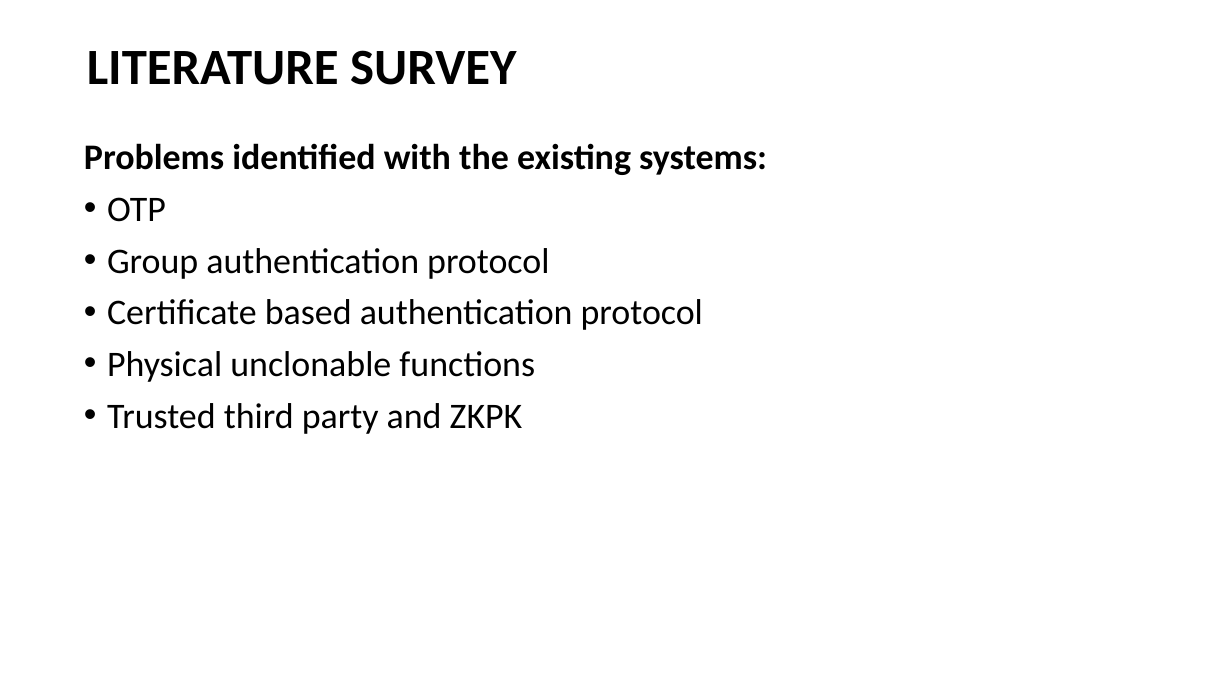
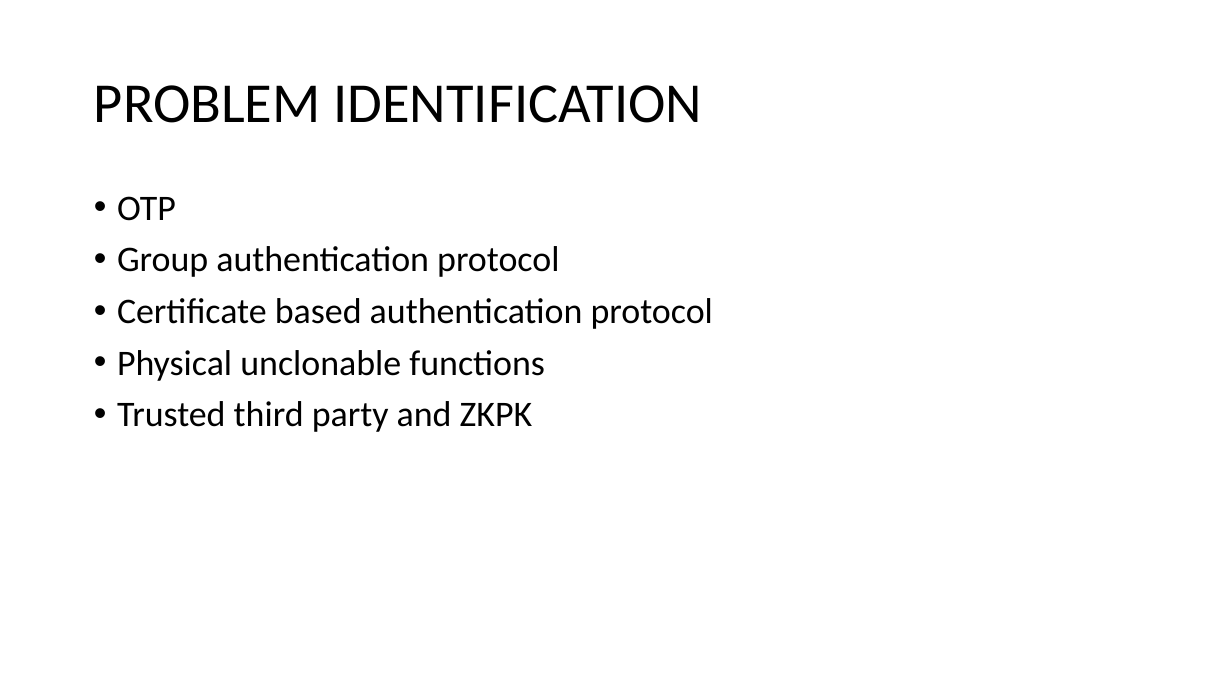
Before and after one commit to vinotha8888/authentication, a slide deck: slide 2 of review1.pptx. Drawn at 1232x693 pixels with LibreOffice and Linux fonts; fonts in the diff are those of the drawing. Boxes give left, top, right and bottom in pixels: in the first picture for what was removed or moved away, otherwise in the second. Text is boxed around its words. In the diff, an @@ line names an element or a change of style, - is before the commit and + after.

```diff
--- a/review1.pptx
+++ b/review1.pptx
@@ title at (94, 85, 703, 123): text changed; size 39.6 to 44 pt; bold off @@
-LITERATURE SURVEY
+PROBLEM IDENTIFICATION
@@ text at (84, 143, 767, 175): paragraph removed @@
-Problems identified with the existing systems:
@@ text "OTP": place and size @@
-text "OTP" at (84, 143, 767, 434)
+text "OTP" at (117, 196, 713, 432)
```
Also in this commit, not shown: 11 other slides changed, 3 slides added, 6 slides removed.
